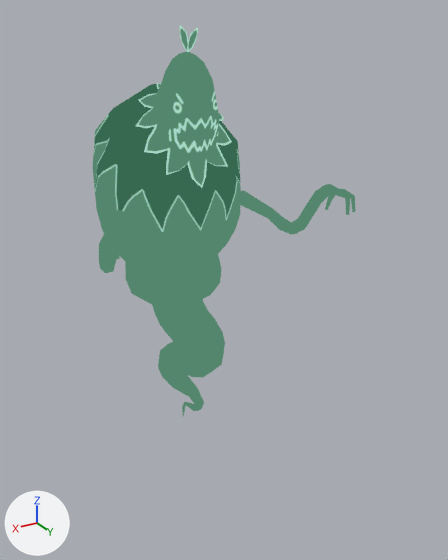
Two versions of the glTF model godot/assets/models/battle/summons/GhostStalker.glb, one commit apart.
Camera for both pictures: a 50 mm lens placed at (0.113, 0.223, 0.187), pointed at (-0.018, 0.004, 0.077). Lighting does not change. The marker at lower left points along +X, +Y and +Z. The first picture is the older version. Both versions are drawn at frame 7 of the action 'GhostStalker_Intro'; the numbers are the values there. Vertices at exactly the same position are counted once.

The first picture shows 'GhostStalker.001'.
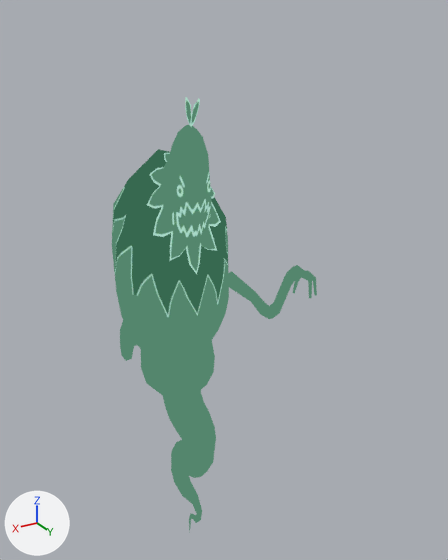
Location of each change, [x1, y1, x2, y2] in pixels of the pictures (448 x 560 px; the box of a moved part takes in the faces that stretch with it):
'GhostStalker.001', reshaped, rescaled, moved, turned: before [93, 26, 356, 416]; after [112, 97, 317, 531]
part 1 of me_ghoststalker, moved or reshaped: before [188, 28, 198, 52]; after [191, 99, 200, 127]
part 2 of me_ghoststalker, moved or reshaped: before [180, 26, 188, 52]; after [186, 98, 192, 127]
part 3 of me_ghoststalker, moved or reshaped: before [99, 210, 150, 273]; after [120, 295, 159, 361]
part 4 of me_ghoststalker, moved or reshaped: before [241, 184, 356, 234]; after [229, 265, 317, 319]
part 5 of me_ghoststalker, moved or reshaped: before [93, 26, 241, 416]; after [112, 97, 229, 531]

What changed in the scene script:
```text
Change me_ghoststalker:
    used by ob_ghoststalker_001; parent = ob_ghoststalker; location = (0.0, 0.0, 0.0); rotation_euler = (1.571, 0.0, 0.0), in degrees (90, 0, 0)
    remove me_ghoststalker.from_pydata(...)  # 501 vertices, 908 faces; spans x -0.98..0.98, y 0.1..3.65, z -1.05..0.89
    add me_ghoststalker.from_pydata(...)  # 501 vertices, 908 faces; spans x -0.81..0.82, y -0.75..0.86, z -1.39..3.17
    me_ghoststalker part 1: the loose piece of 7 vertices spanning x -0.08..0.0, y 3.46..3.63, z -0.2..-0.18 is multiplied about its middle by the matrix ((1.142, 0.136, -0.022), (-0.032, 0.085, -1.146), (-0.134, 1.139, 0.088)), then moved by (0.03, -3.28, 3.23)
    me_ghoststalker part 2: the loose piece of 7 vertices spanning x 0.0..0.07, y 3.46..3.65, z -0.2..-0.18 is multiplied about its middle by the matrix ((1.166, -0.094, 0.002), (0.009, 0.092, -1.166), (0.093, 1.163, 0.093)), then moved by (0.02, -3.29, 3.24)
    me_ghoststalker part 3: the loose piece of 87 vertices spanning x 0.49..0.98, y 2.0..2.5, z -1.05..0.02 is multiplied about its middle by the matrix ((0.829, 0.012, -0.004), (-0.004, -0.004, -0.829), (-0.008, 1.207, -0.002)), then moved by (-0.12, -1.84, 2.0)
    me_ghoststalker part 4: the loose piece of 87 vertices spanning x -0.98..-0.49, y 2.0..2.5, z -1.05..0.02 is multiplied about its middle by the matrix ((0.829, 0.012, -0.004), (-0.004, -0.004, -0.829), (-0.008, 1.207, -0.002)), then moved by (0.13, -1.83, 2.02)
    me_ghoststalker part 5: 313 of 501 vertices moved; they spanned x -0.66..0.67, y 0.1..3.65, z -0.41..0.89 and now span x -0.54..0.55, y -0.75..0.33, z -1.39..3.17; mean shift (0.0, -1.81, 0.92); largest move (0.06, 3.65, -0.19) -> (0.07, 0.28, 3.17)
Change ob_ghoststalker_001:
    remove ob_ghoststalker_001.parent = ob_ghoststalker
    ob_ghoststalker_001.rotation_euler: (1.571, 0.0, 0.0) -> (0.0, 0.0, 0.0)  # degrees (90, 0, 0) -> degrees (0, 0, 0)
    ob_ghoststalker_001.scale: (1.0, 1.0, 1.0) -> (0.05, 0.05, 0.05)
```
